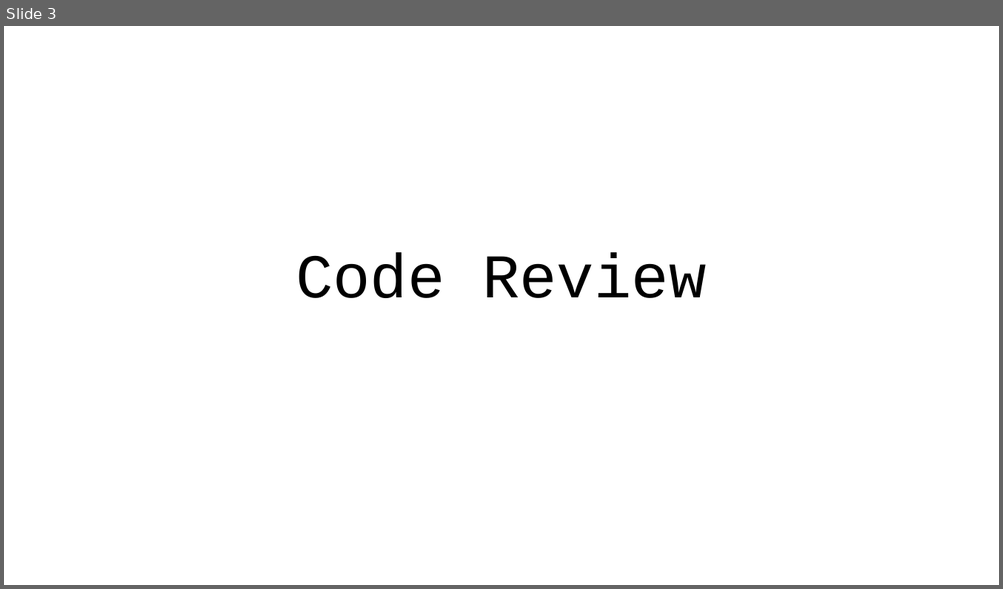
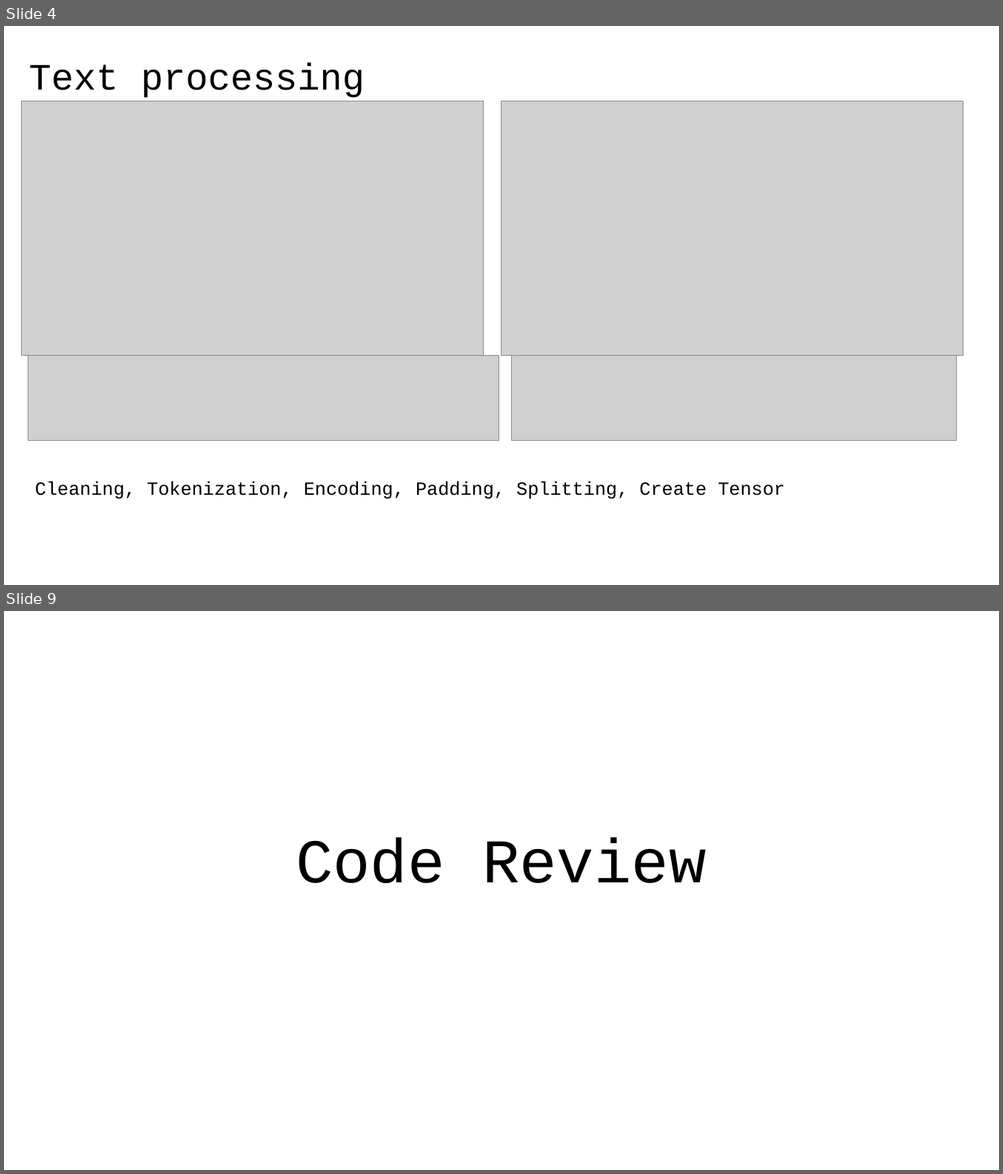
Before and after one commit to 40tude/02_Data-Science_Fullstack_march_2024, a slide deck: 07_deep_learning/99_Project_ATT/01_att_project.pptx. Shown one above the other, each under a label of ours: slide 3 before the commit, slides 4 and 9 after it; the slides between them are not shown. The pictures are 1003x589 and 1003x1174 pixels, drawn with LibreOffice and Linux fonts; fonts in the diff are those of the drawing; grey boxes stand for pictures. Boxes give left, top, right and bottom in pixels: in the first picture for what was removed or moved away, otherwise in the second. Text is boxed around its words. In the diff, an @@ line names an element or a change of style, - is before the commit and + after.

```diff
--- a/07_deep_learning/99_Project_ATT/01_att_project.pptx
+++ b/07_deep_learning/99_Project_ATT/01_att_project.pptx
@@ slide 4 added at bbox=[4, 26, 999, 585], background #FFFFFF @@
@@ title added at bbox=[29, 62, 364, 98], 36 pt, text #000000 @@
+Text processing
@@ picture added at bbox=[21, 101, 483, 356] @@
@@ picture added at bbox=[502, 101, 964, 356] @@
@@ picture added at bbox=[28, 356, 498, 441] @@
@@ picture added at bbox=[512, 356, 956, 441] @@
@@ text added at bbox=[35, 481, 785, 500], 18 pt, text #000000 @@
+Cleaning, Tokenization, Encoding, Padding, Splitting, Create Tensor
@@ what was slide 3 is now slide 9 @@
```
Also in this commit, not shown: 1 slide changed, 5 other slides added, 1 slide removed, 17 other files.
